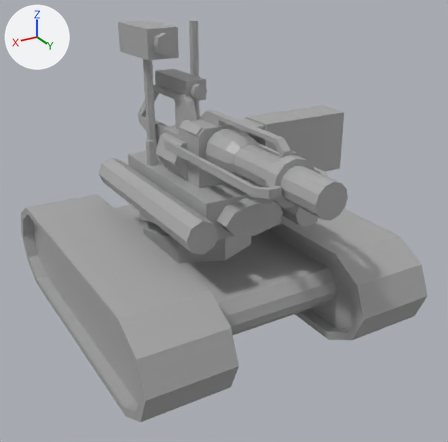
The COLLADA model IndustrialMod/Models/Tank.dae, before and after one commit.
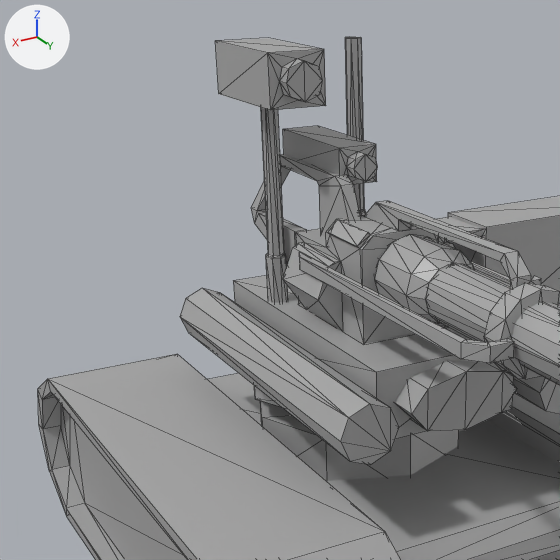
There are two pictures of each version: one whole from a 50 mm lens placed at (2.71, 4.71, 3.21), pointed at (-0.06, 0.1, 0.9), one close up on the part from 0% to 69% of the width and 0% to 69% of the height. Lighting does not change. The marker at upper left points along +X, +Y and +Z. The close-ups show mesh edges as thin lines. Where no turn or scale is listed for an object, it has been applied to the vertices. Vertices at the same position are counted once.

Objects in the first close-up: 'Body', 'Head'.
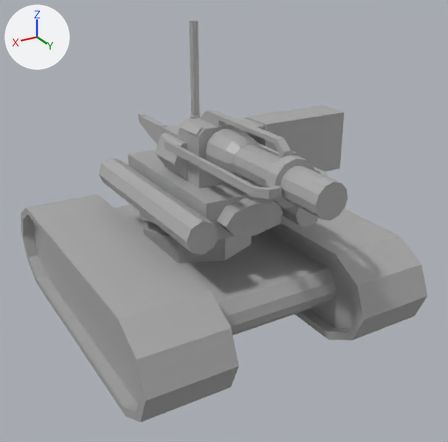
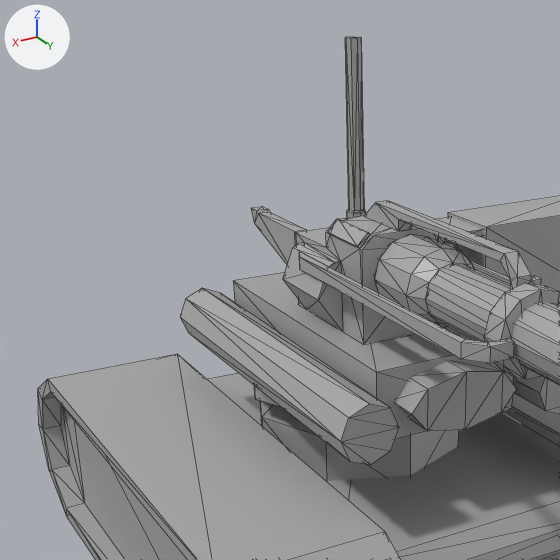
The newer file is also turned or shifted as a whole; pictures and numbers use the older file's frame.

What the commit changed:
me_head is used by ob_head; location (0.0, 0.0, -0.061).
me_head had 466 vertices, 850 faces and spanned x -1.38..0.67, y -1.22..1.65, z 0.86..2.69.
me_head now has 360 vertices, 648 faces and spans x -1.38..0.67, y -1.22..1.65, z 0.86..2.67.
me_head part 1: the loose piece of 24 vertices spanning x -0.09..0.12, y -0.9..-0.18, z 2.04..2.23 is deleted.
me_head part 2: the loose piece of 24 vertices spanning x 0.24..0.36, y -0.72..-0.61, z 1.24..1.63 is deleted.
me_head part 3: the loose piece of 24 vertices spanning x 0.14..0.44, y -0.99..-0.27, z 2.42..2.69 is deleted.
me_head part 4: the loose piece of 16 vertices spanning x 0.25..0.34, y -0.71..-0.62, z 1.61..2.56 is deleted.
me_head part 5: 14 vertices removed from x 0.08..0.15, y -0.96..-0.2, z 2.01..2.09.

What differs and where, as boxes [x1, y1, x2, y2] in the close-ups (560 x 560 px):
part 1 of me_head, deleted: before [283, 126, 378, 185]
part 2 of me_head, deleted: before [266, 253, 288, 303]
part 3 of me_head, deleted: before [215, 38, 326, 110]
part 4 of me_head, deleted: before [261, 108, 284, 256]
part 5 of me_head, deleted: before [251, 154, 361, 237]
